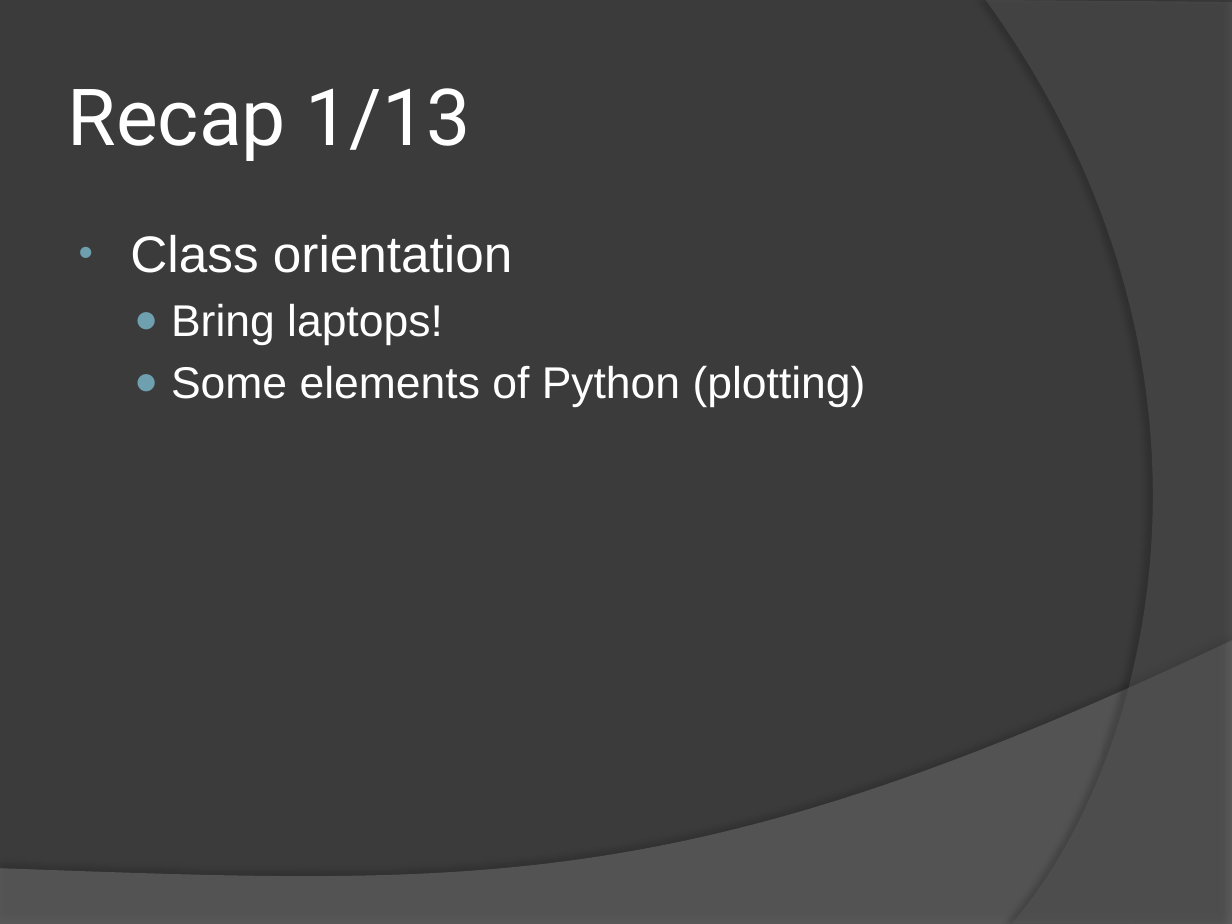
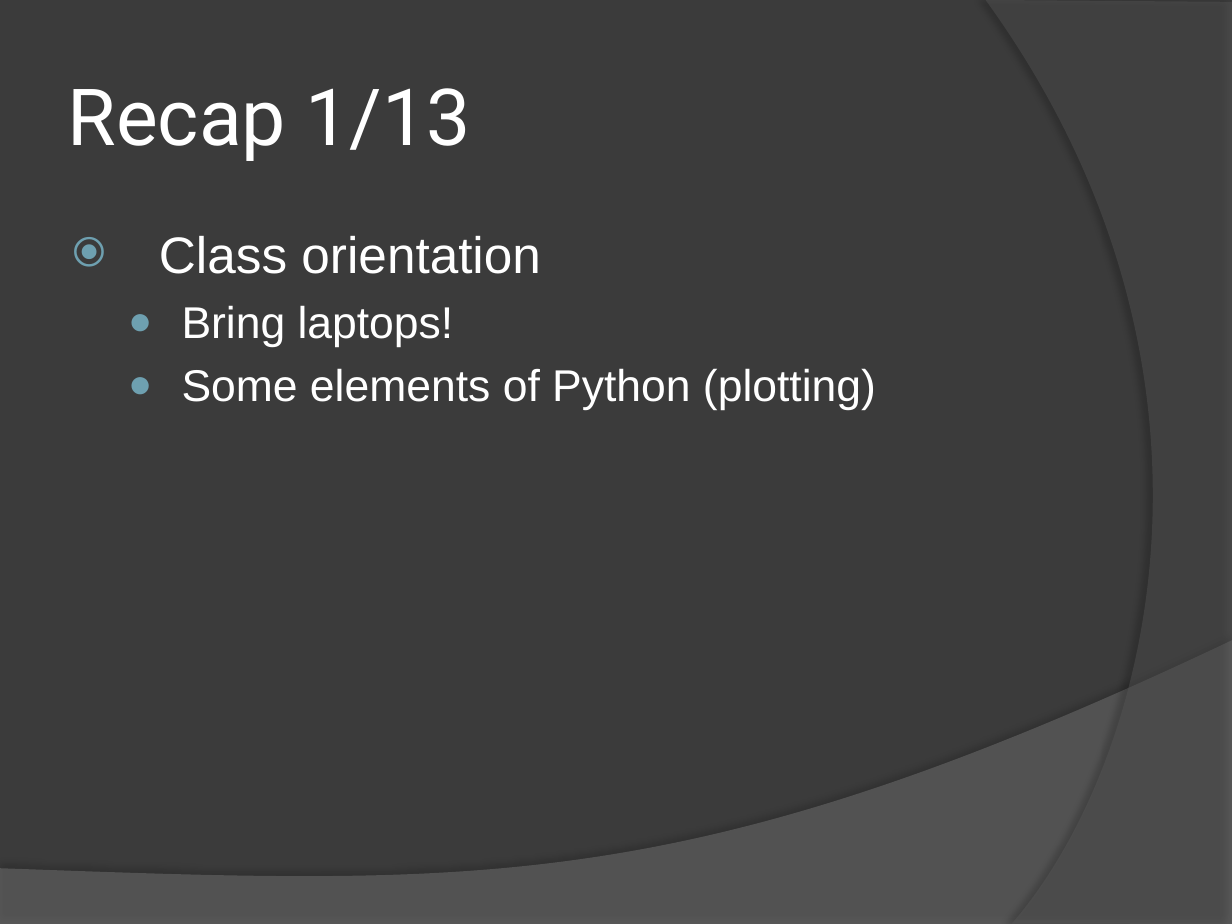
Before and after one commit to patrick-flynn/CSE10101, a slide deck: slide 7 of CSE10101/lecture/CSE10101.pptx. Drawn at 1232x924 pixels with LibreOffice and Linux fonts; fonts in the diff are those of the drawing. Boxes give left, top, right and bottom in pixels: in the first picture for what was removed or moved away, otherwise in the second. Text is boxed around its words. In the diff, an @@ line names an element or a change of style, - is before the commit and + after.

```diff
--- a/CSE10101/lecture/CSE10101.pptx
+++ b/CSE10101/lecture/CSE10101.pptx
@@ text "Class orientation" at [159,236,876,411]: bullet • to ⦿; more space between paragraphs; indent changed @@
```
Also in this commit, not shown: 36 other slides changed, 8 slides added, 2 other files.
